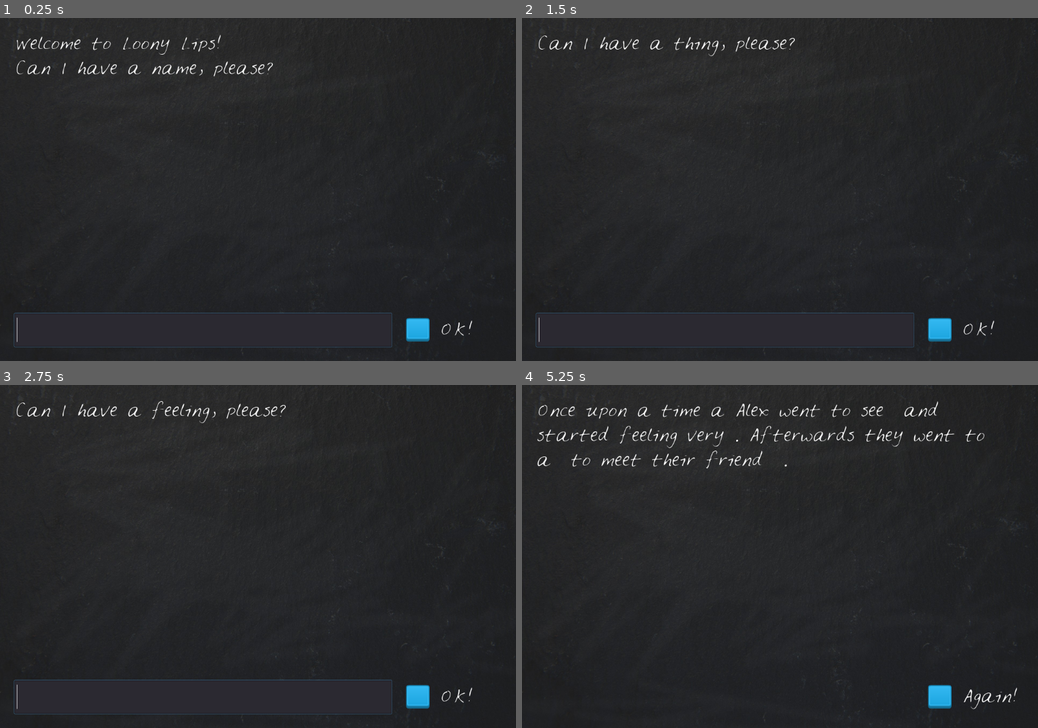
Above: before the commit, frames 1-4 (two rows, left to right).
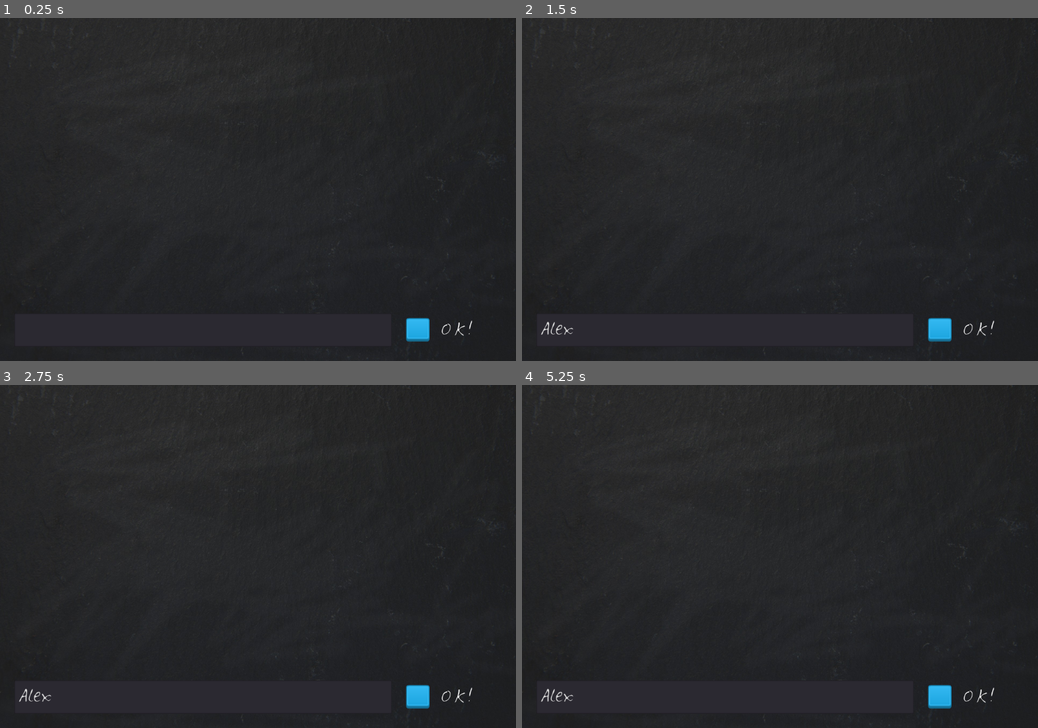
Above: after the commit, the same moments.

Repository: MeisterSoftworks/Loony_Lips
Game: Godot game, scene res://Loony_Lips.tscn
Same seed, same stepped clock (60 frames per second), same inputs: the game is played once before the commit and once after it.
Inputs (mouse positions are in pixels of both pictures, inside the frame that each line leads up to):
- Up to frame 1 (0.25 s): no input
- Up to frame 2 (1.5 s): click (723, 330) at 0.52 s; type "Alex" at 0.6 s; click "OK!" at 1.25 s
- Up to frame 3 (2.75 s): click "OK!" at 2 s
- Up to frame 4 (5.25 s): click "OK!" at 2.75 s; tap Enter at 3.5, 5 s; tap Space at 4.25 s

The runs differ from the first frame. In frame 1, 1.0% of the frame differs, in the area x 2-76%, y 4-97%; in frame 2, 0.8%; in frame 3, 0.8%; in frame 4, 1.8%, in the area x 3-96%, y 4-95%.
Error after the commit: Parse Error: The identifier "taemplate" isn't declared in the current scope. (res://LoonyLips.gd:18)

Commit message:
[2-14] Dictionaries - Adding a Story Template

Diff:
--- a/Loony Lips/LoonyLips.gd
+++ b/Loony Lips/LoonyLips.gd
@@ -1,11 +1,23 @@
 extends Node2D
 
 var player_words = [] # The number of words a player chooses
-var prompt = ["a name", "a thing", "a feeling", "a place", "another name"]
-var story = "Once upon a time a %s went to see %s and started feeling very %s. Afterwards they went to a %s to meet their friend %s."
+var template = [
+		{
+		"prompt" : ["a name", "a thing", "a feeling", "a place", "another name"],
+		"story" : "Once upon a time a %s went to see %s and started feeling very %s. Afterwards they went to a %s to meet their friend %s."
+		},
+		{
+		"prompt" : ["a location", "an action", "another action", "a feeling", "a thing", "an action"],
+		"story" : "When first entering %s, it is customary to %s the host. Doing so will make them %s with %s. This completes the greeting ceremony %s, thank you for %s."
+		}
+		]
+var current_story
 
 func _ready():
-	$Blackboard/StoryText.text = ("Welcome to Loony Lips!\nCan I have " + prompt[player_words.size()] + ", please?")
+	randomize()
+	current_story = taemplate [randi() % template.size()]
+
+	$Blackboard/StoryText.text = ("Welcome to Loony Lips!\nCan I have " + current_story.prompt[player_words.size()] + ", please?")
 	$Blackboard/TextBox.clear()
 	$Blackboard/TextBox.grab_focus() # Edit suggested by Keith/Udemy
 
@@ -23,10 +35,10 @@
 	next_action()
 
 func is_story_done():
-	return player_words.size() == prompt.size() # Passes this information to whatever function called this
+	return player_words.size() == current_story.prompt.size() # Passes this information to whichever function just called this
 
 func prompt_player():
-	$Blackboard/StoryText.text = ("Can I have " + prompt[player_words.size()] + ", please?")
+	$Blackboard/StoryText.text = ("Can I have " + current_story.prompt[player_words.size()] + ", please?")
 
 func next_action():
 	if is_story_done():
@@ -35,7 +47,7 @@
 		prompt_player()
 
 func tell_story():
-	$Blackboard/StoryText.text = story % player_words
+	$Blackboard/StoryText.text = current_story.story % player_words
 	$Blackboard/TextureButton/ButtonLabel.text = "Again!"
 	end_game()
 
